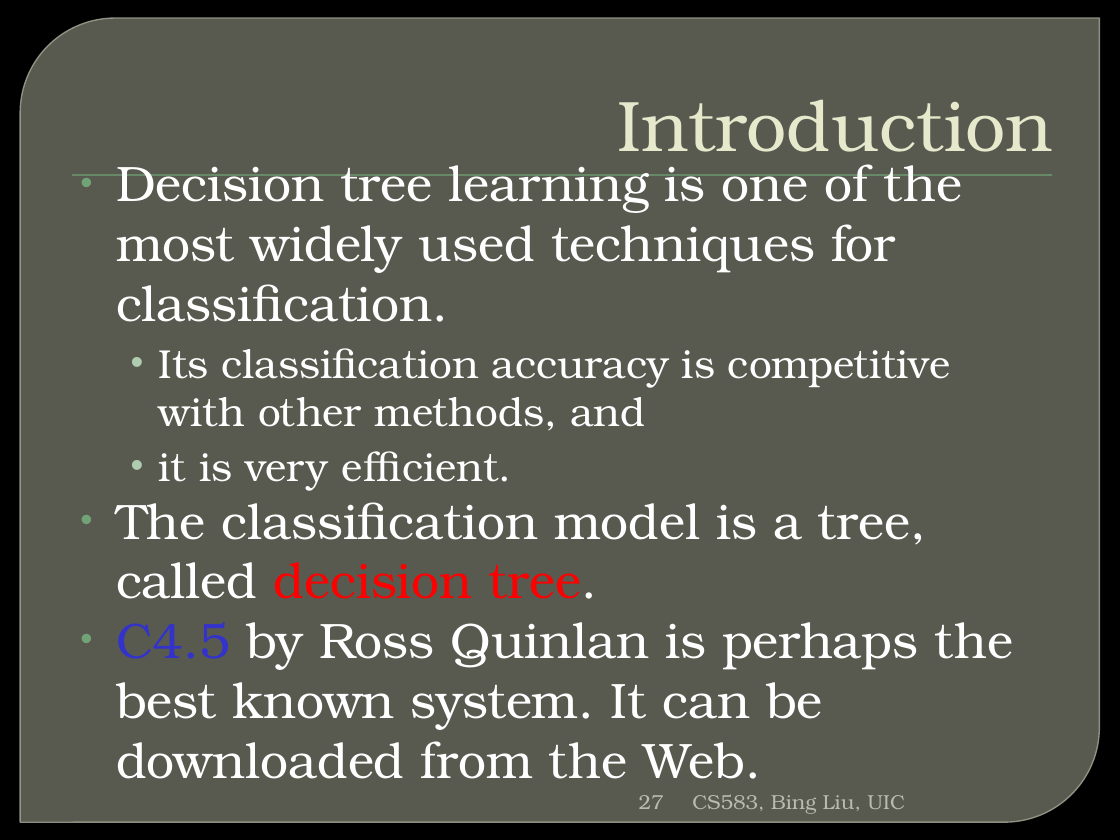
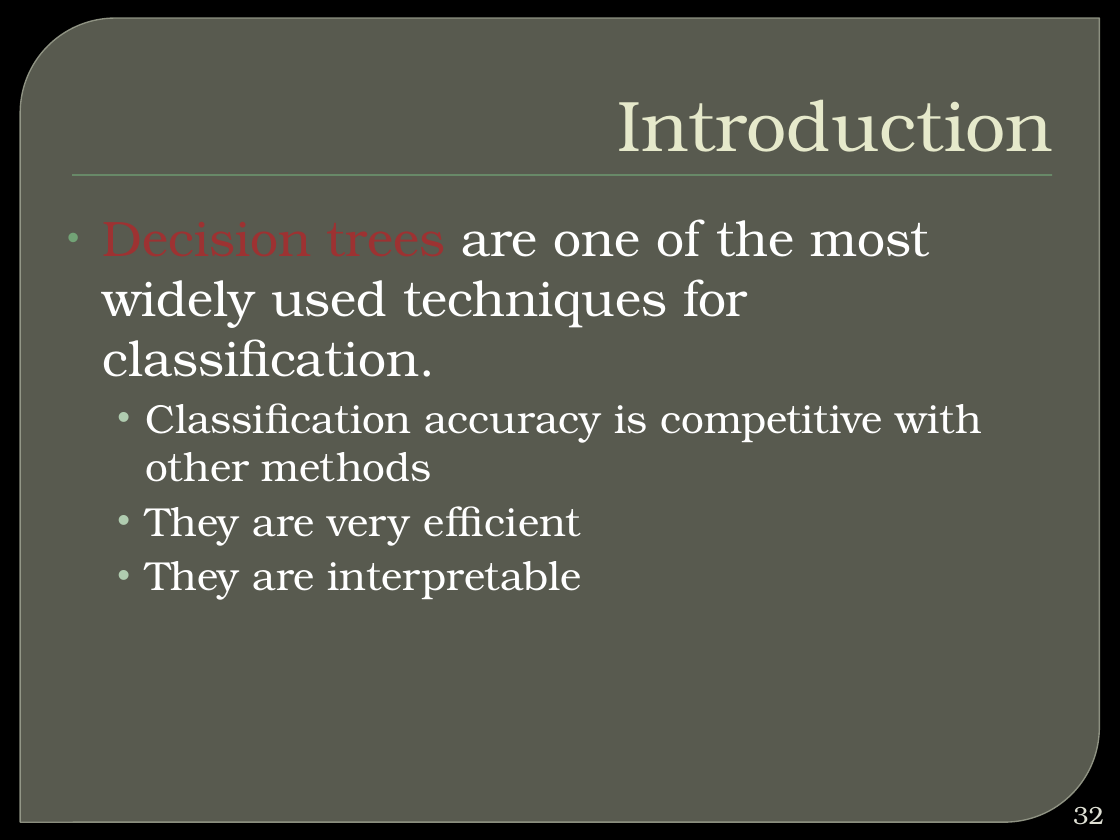
Before and after one commit to winteram/BIA660-2013S, a slide deck: slide 32 of course_docs/20130423/MLclassification.pptx (slide 27 before the commit). Drawn at 1120x840 pixels with LibreOffice and Linux fonts; fonts in the diff are those of the drawing; background and template pictures are left out. Boxes give left, top, right and bottom in pixels: in the first picture for what was removed or moved away, otherwise in the second. Text is boxed around its words. In the diff, an @@ line names an element or a change of style, - is before the commit and + after.

```diff
--- a/course_docs/20130423/MLclassification.pptx
+++ b/course_docs/20130423/MLclassification.pptx
@@ text at box(103, 219, 983, 600): text changed; size 32 to 26 pt @@
-• Decision tree learning is one of the most widely used techniques for classification.
-  • Its classification accuracy is competitive with other methods, and
-  • it is very efficient.
-• The classification model is a tree, called decision tree.
-• C4.5 by Ross Quinlan is perhaps the best known system. It can be downloaded from the Web.
+• Decision trees are one of the most widely used techniques for classification.
+  • Classification accuracy is competitive with other methods
+  • They are very efficient
+  • They are interpretable
@@ page number removed at box(639, 795, 664, 809) @@
-27
@@ text removed at box(692, 794, 905, 814) @@
-CS583, Bing Liu, UIC
@@ page number added at box(1073, 806, 1104, 825), 16 pt, text #E0E0D4 @@
+32
```
Also in this commit, not shown: 38 other slides changed, 22 slides added, 7 slides removed.
